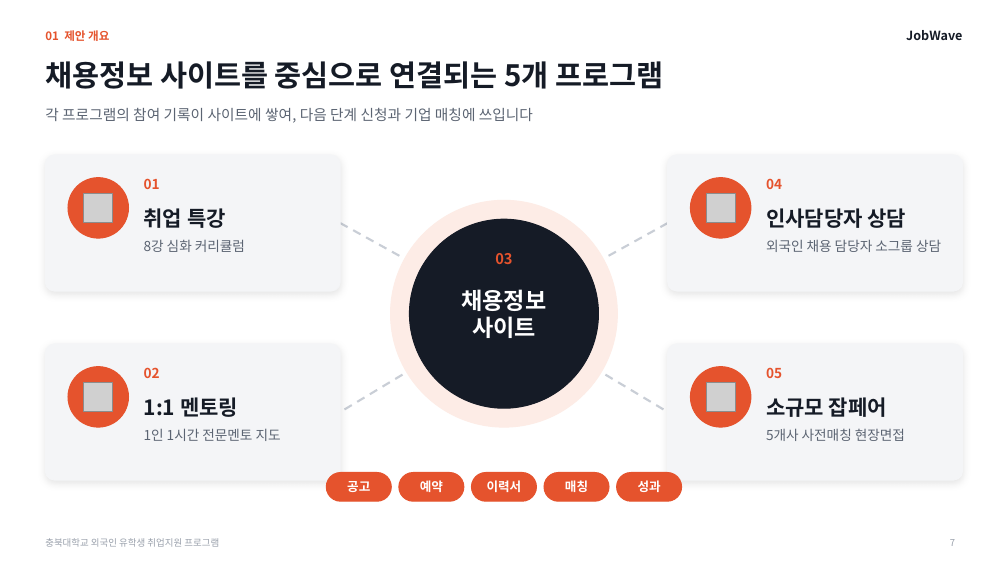
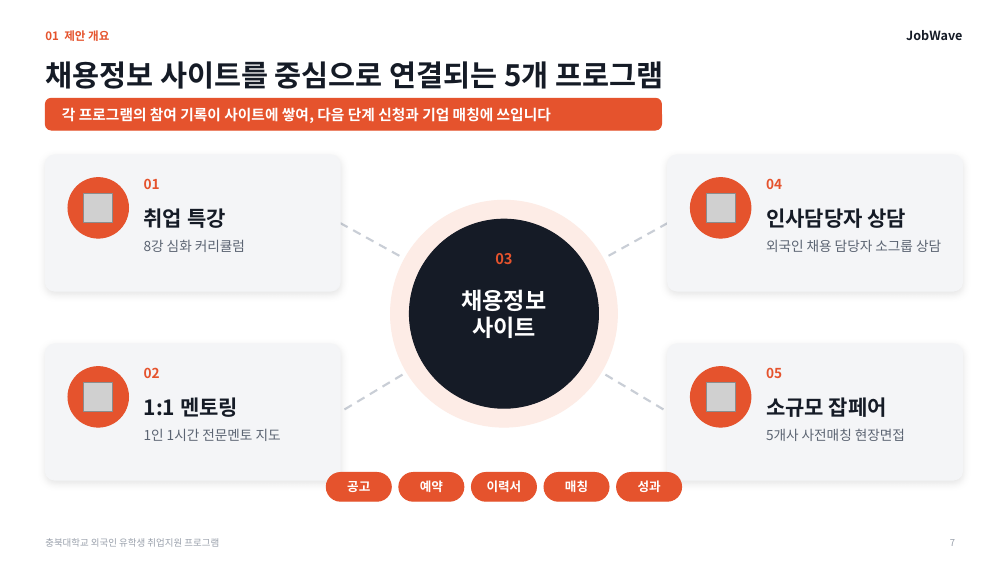
Before and after one commit to job-wave/Codex, a slide deck: slide 7 of output/jobwave-cbnu-proposal/JobWave_proposal_visual.pptx. Drawn at 1008x567 pixels with LibreOffice and Linux fonts; fonts in the diff are those of the drawing; grey boxes stand for pictures. Boxes give left, top, right and bottom in pixels: in the first picture for what was removed or moved away, otherwise in the second. Text is boxed around its words. In the diff, an @@ line names an element or a change of style, - is before the commit and + after.

```diff
--- a/output/jobwave-cbnu-proposal/JobWave_proposal_visual.pptx
+++ b/output/jobwave-cbnu-proposal/JobWave_proposal_visual.pptx
@@ rounded rectangle added at (45, 98, 662, 130), fill #E5532D, outline #E5532D 1 pt @@
@@ text "각 프로그램의 참여 기록이 사이트에 ...": place and size @@
-text "각 프로그램의 참여 기록이 사이트에 ..." at (45, 108, 533, 123)
+text "각 프로그램의 참여 기록이 사이트에 ..." at (62, 107, 551, 123)
@@ text "각 프로그램의 참여 기록이 사이트에 ..." at (62, 107, 551, 123): text colour #5B6472 to #FFFFFF, bold on @@
```
Also in this commit, not shown: 26 other slides changed, 1 other file.
